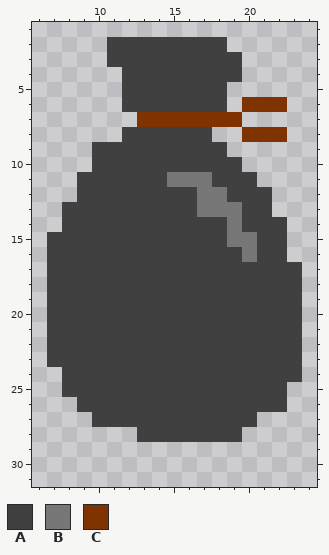
Pixel-art sprite: textures/sac_poubelle.png. That is the earlier state.
The file is 32x32 pixels. Shown: x 6..24, y 1..31.
Palette (. is transparent): A #404040  B #777777  C #7f3300
Pixels before, first column x 7:
 2 ....AAAAAAAA.....
 3 ....AAAAAAAAA....
 4 .....AAAAAAAA....
 5 .....AAAAAAA.....
 6 .....AAAAAAA.CCC.
 7 ......CCCCCCC....
 8 .....AAAAAA..CCC.
 9 ...AAAAAAAAA.....
10 ...AAAAAAAAAA....
11 ..AAAAAABBBAAA...
12 ..AAAAAAAABBAAA..
13 .AAAAAAAAABBBAA..
14 .AAAAAAAAAAABAAA.
15 AAAAAAAAAAAABBAA.
16 AAAAAAAAAAAAABAA.
17 AAAAAAAAAAAAAAAAA
18 AAAAAAAAAAAAAAAAA
19 AAAAAAAAAAAAAAAAA
20 AAAAAAAAAAAAAAAAA
21 AAAAAAAAAAAAAAAAA
22 AAAAAAAAAAAAAAAAA
23 AAAAAAAAAAAAAAAAA
24 .AAAAAAAAAAAAAAAA
25 .AAAAAAAAAAAAAAA.
26 ..AAAAAAAAAAAAAA.
27 ...AAAAAAAAAAA...
28 ......AAAAAAA....
The result:
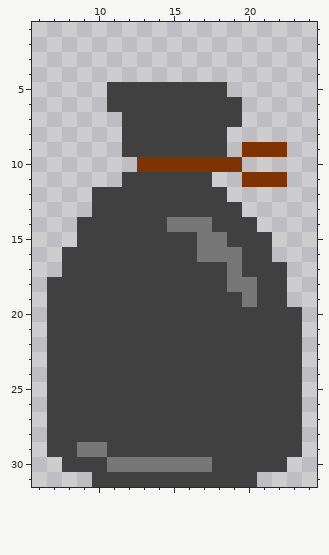
Difference:
Changed rows in their new state; - is an unchanged pixel.
first column x 7:
 2 ----........-----
 3 ----.........----
 4 -----........----
 5 ----A------------
 6 ----A-------A...-
 7 -----AAAAAAAA----
 8 -----------A-...-
 9 ---..--------CCC-
10 ---...CCCCCCC----
11 --...---AAA..CCC-
12 --.-------AA...--
13 -..-------AAA..--
14 -.------BBB-A-..-
15 ..--------BBAA-.-
16 .---------BBBA-.-
17 .-----------B---.
18 ------------BB--.
19 -------------B--.
first column x 7:
24 A----------------
25 A---------------A
26 AA--------------A
27 AAA-----------AAA
28 AAAAAA-------AAAA
29 AABBAAAAAAAAAAAAA
30 -AAABBBBBBBAAAAA-
31 ---AAAAAAAAAAA---
Pixel boxes of the changes (left, top, right, bottom) in both pictures:
changed: (47, 37, 302, 307)
added: (47, 367, 302, 487)
